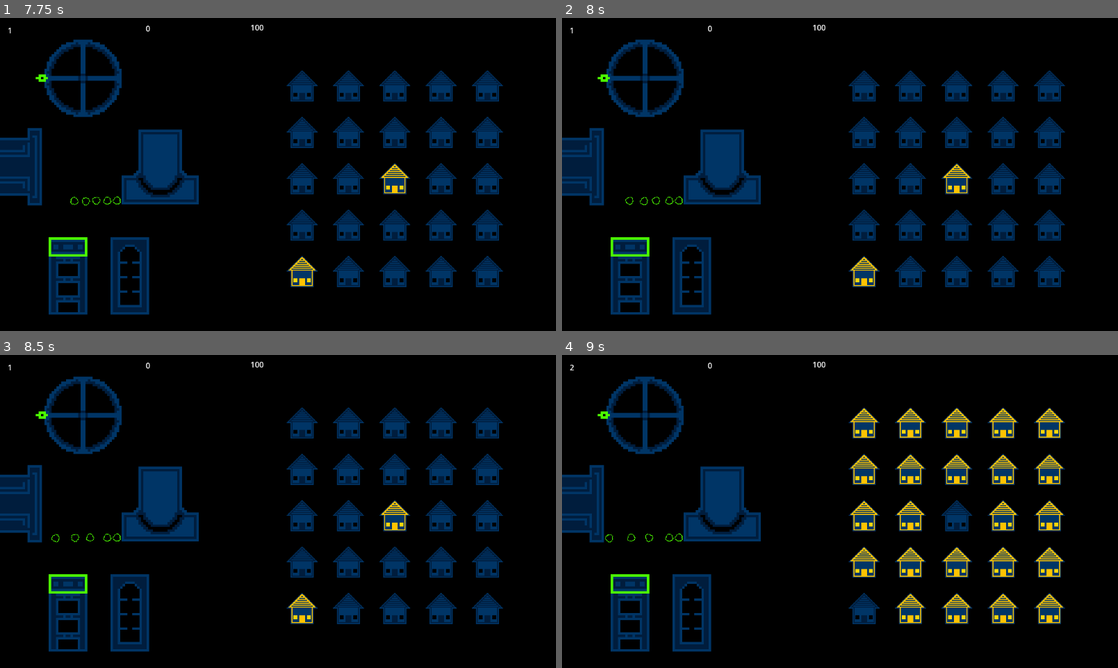
Above: before the commit, frames 1-4 (two rows, left to right).
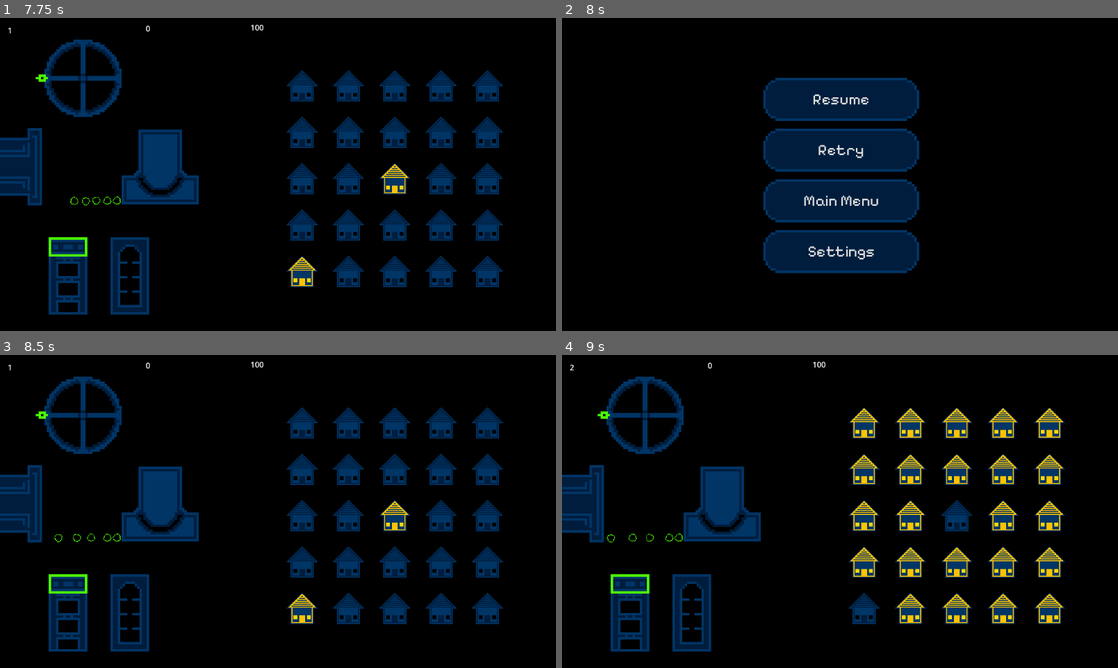
Above: after the commit, the same moments.

Repository: CWmain/BigModeGameJam2025
Game: Godot game, scene res://Levels/main_menu.tscn
Same seed, same stepped clock (60 frames per second), same inputs: the game is played once before the commit and once after it.
Inputs (mouse positions are in pixels of both pictures, inside the frame that each line leads up to):
- Up to frame 1 (7.75 s): click "Settings" at 0.5 s; click "Start" at 1.25 s; move the mouse to (44, 77) at 2.02 s; tap Y (Fail_Button) at 2.1, 5.1 s; click "Retry" at 2.75 s; move the mouse to (66, 246) at 3.52 s; click (66, 246) at 3.6 s; move the mouse to (116, 199) at 4.27 s; tap T (Test_Click) at 4.35 s; move the mouse to (105, 199) at 5.02 s; click "Main Menu" at 5.75 s; click "Start" at 6.5 s; move the mouse to (105, 199) at 7.27 s; press the mouse at (105, 199) at 7.28 s
- Up to frame 2 (8 s): tap Escape (Escape) at 7.9 s
- Up to frame 3 (8.5 s): release the mouse at (105, 536) at 8 s; click (278, 436) at 8 s, where only the run after the commit has a clickable "Resume"
- Up to frame 4 (9 s): move the mouse to (634, 536) at 8.77 s; tap T (Test_Click) at 8.85 s

Frame 1 is identical in both runs. In frame 2, 28% of the frame differs, in the area x 0-91%, y 2-95%; in frame 3, less than 0.1%; in frame 4, less than 0.1%.

Commit message:
Implemented a pause menu, which allows you to restart, resume, main menu and settings. It activly pauses the game

Diff:
--- a/Levels/main_scene.tscn
+++ b/Levels/main_scene.tscn
@@ -9,6 +9,7 @@
 [ext_resource type="PackedScene" uid="uid://n015st5crxns" path="res://Objects/Wheel/wheel_scene.tscn" id="10_2us4h"]
 [ext_resource type="PackedScene" uid="uid://cml6fxx0w4vff" path="res://Objects/CoalStuff/coal_generator.tscn" id="10_gfq1h"]
 [ext_resource type="PackedScene" uid="uid://bq0k0l560vl0q" path="res://Objects/Reactor/reactor_scene.tscn" id="10_pvuu1"]
+[ext_resource type="PackedScene" uid="uid://cjhwqpo2re68m" path="res://UI/PauseScreen/pause_screen.tscn" id="11_10npa"]
 [ext_resource type="PackedScene" uid="uid://64sh36xwdjgq" path="res://UI/GameOver/game_over_screen.tscn" id="11_pj7hf"]
 [ext_resource type="PackedScene" uid="uid://dm5gydgxbfesa" path="res://Objects/CoalStuff/coal_dispenser.tscn" id="11_uyeec"]
 
@@ -97,6 +98,12 @@
 [node name="ReactorScene" parent="." instance=ExtResource("10_pvuu1")]
 position = Vector2(141, 534)
 
+[node name="PauseScreen" parent="." instance=ExtResource("11_10npa")]
+visible = false
+z_index = 1
+offset_left = 2.0
+offset_right = 2.0
+
 [node name="GameOverScreen" parent="." node_paths=PackedStringArray("timer") instance=ExtResource("11_pj7hf")]
 visible = false
 z_index = 2
--- a/Objects/Managers/manager.gd
+++ b/Objects/Managers/manager.gd
@@ -18,6 +18,7 @@
 var demandList: Array[House]
 
 @onready var game_over_screen = $"../GameOverScreen"
+@onready var pause_screen = $"../PauseScreen"
 
 @export_category("Demand")
 @export var ticksUntilDemandChange: int = 5
@@ -47,6 +48,9 @@
 func _process(_delta):
 	if Input.is_action_just_pressed("Fail_Button"):
 		gameLoss()
+
+	if Input.is_action_just_pressed("Escape") and !isGameOver:
+		pause_screen.reveal()
 
 	if Input.is_action_just_pressed("Test_Click"):
 		toggleAllHouses()
--- /dev/null
+++ b/UI/PauseScreen/pause_screen.gd
@@ -0,0 +1,35 @@
+extends Control
+
+
+# Called when the node enters the scene tree for the first time.
+func _ready():
+	pass # Replace with function body.
+
+
+# Called every frame. 'delta' is the elapsed time since the previous frame.
+func _process(delta):
+	pass
+
+func reveal():
+	show()
+	get_tree().paused = true
+
+func _on_retry_pressed():
+	get_tree().paused = false
+	get_tree().reload_current_scene()
+
+
+func _on_main_menu_pressed():
+	get_tree().paused = false
+	get_tree().change_scene_to_file("res://Levels/main_menu.tscn")
+
+
+func _on_resume_pressed():
+	get_tree().paused = false
+	hide()
+	print("resume")
+
+
+
+func _on_settings_pressed():
+	print("Settings")
--- /dev/null
+++ b/UI/PauseScreen/pause_screen.tscn
@@ -0,0 +1,56 @@
+[gd_scene load_steps=3 format=3 uid="uid://cjhwqpo2re68m"]
+
+[ext_resource type="Script" path="res://UI/PauseScreen/pause_screen.gd" id="1_sg58h"]
+[ext_resource type="Theme" uid="uid://br0lkmc6eeu2c" path="res://Themes/MenuButtons.tres" id="2_3mhcg"]
+
+[node name="PauseScreen" type="Control"]
+process_mode = 2
+layout_mode = 3
+anchors_preset = 15
+anchor_right = 1.0
+anchor_bottom = 1.0
+offset_left = 1.0
+offset_right = 1.0
+grow_horizontal = 2
+grow_vertical = 2
+script = ExtResource("1_sg58h")
+
+[node name="ColorRect" type="ColorRect" parent="."]
+custom_minimum_size = Vector2(1920, 1080)
+layout_mode = 0
+offset_left = -852.0
+offset_top = -208.0
+offset_right = 1068.0
+offset_bottom = 872.0
+color = Color(0, 0, 0, 1)
+
+[node name="MenuItems" type="VBoxContainer" parent="."]
+layout_mode = 0
+offset_left = 415.0
+offset_top = 124.0
+offset_right = 738.0
+offset_bottom = 528.0
+theme = ExtResource("2_3mhcg")
+theme_override_constants/separation = 16
+
+[node name="Resume" type="Button" parent="MenuItems"]
+layout_mode = 2
+text = "Resume
+"
+
+[node name="Retry" type="Button" parent="MenuItems"]
+layout_mode = 2
+text = "Retry"
+
+[node name="MainMenu" type="Button" parent="MenuItems"]
+layout_mode = 2
+text = "Main Menu"
+
+[node name="Settings" type="Button" parent="MenuItems"]
+layout_mode = 2
+text = "Settings"
+
+[connection signal="pressed" from="MenuItems/Resume" to="." method="_on_resume_pressed"]
+[connection signal="pressed" from="MenuItems/Retry" to="." method="_on_retry_pressed"]
+[connection signal="pressed" from="MenuItems/MainMenu" to="." method="_on_main_menu_pressed"]
+[connection signal="pressed" from="MenuItems/Settings" to="." method="_on_settings_pressed"]
Not shown: 1 places in Levels/main_scene.tscn that only renumber resources
